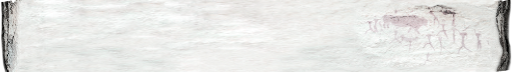
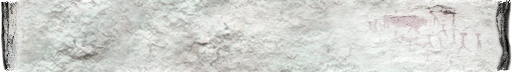
Two versions of the same layered image (512×72). Layer-by-layer changes:
showed "Pasted Layer #1" over box(2, 0, 512, 72)
painted on "Pasted Layer", masked it over box(2, 0, 512, 72)
